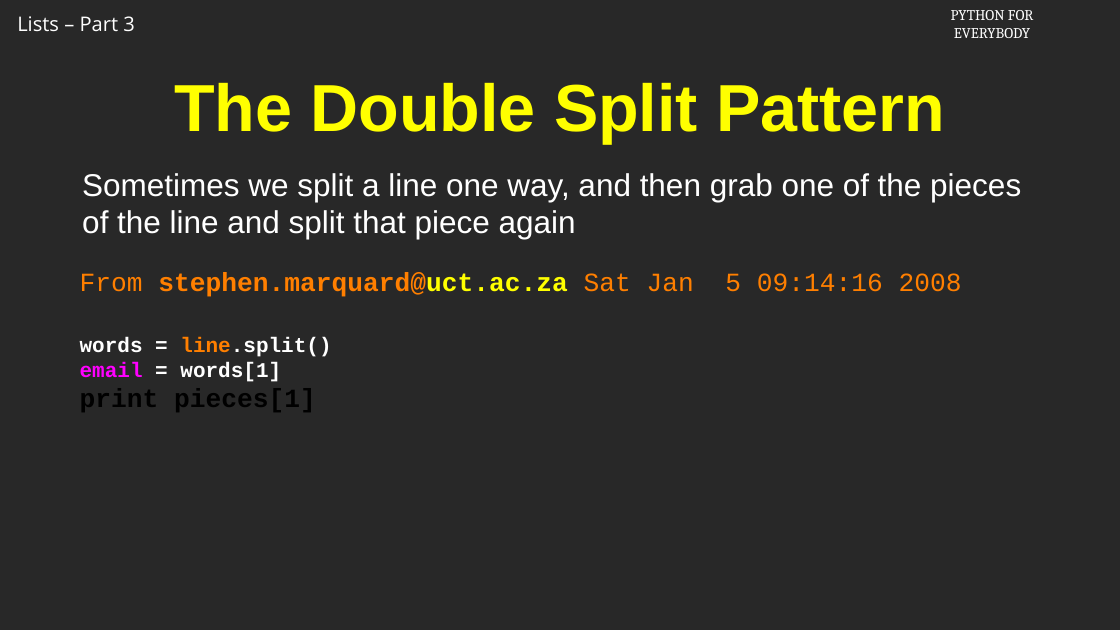
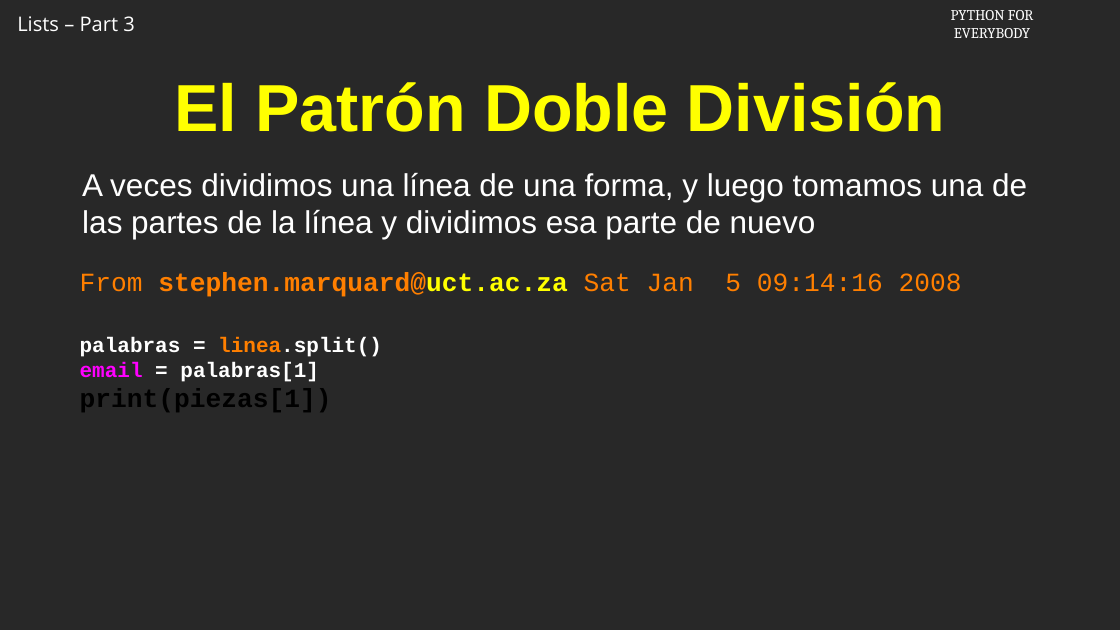
Before and after one commit to csev/py4e, a slide deck: slide 4 of ai/8.3.pptx. Drawn at 1120x630 pixels with LibreOffice and Linux fonts; fonts in the diff are those of the drawing; background and template pictures are left out. Boxes give left, top, right and bottom in pixels: in the first picture for what was removed or moved away, otherwise in the second. Text is boxed around its words. In the diff, an @@ line names an element or a change of style, - is before the commit and + after.

```diff
--- a/ai/8.3.pptx
+++ b/ai/8.3.pptx
@@ title at (x1=174, y1=82, x2=945, y2=132): text changed @@
-The Double Split Pattern
+El Patrón Doble División
@@ text at (x1=82, y1=173, x2=1027, y2=239): text changed @@
-Sometimes we split a line one way, and then grab one of the pieces of the line and split that piece again
+A veces dividimos una línea de una forma, y luego tomamos una de las partes de la línea y dividimos esa parte de nuevo
@@ text at (x1=80, y1=337, x2=382, y2=416): text changed @@
-words = line.split()
-email = words[1]
-print pieces[1]
+palabras = linea.split()
+email = palabras[1]
+print(piezas[1])
```
Also in this commit, not shown: 7 other slides changed, 1 slide added, 1 slide removed.
